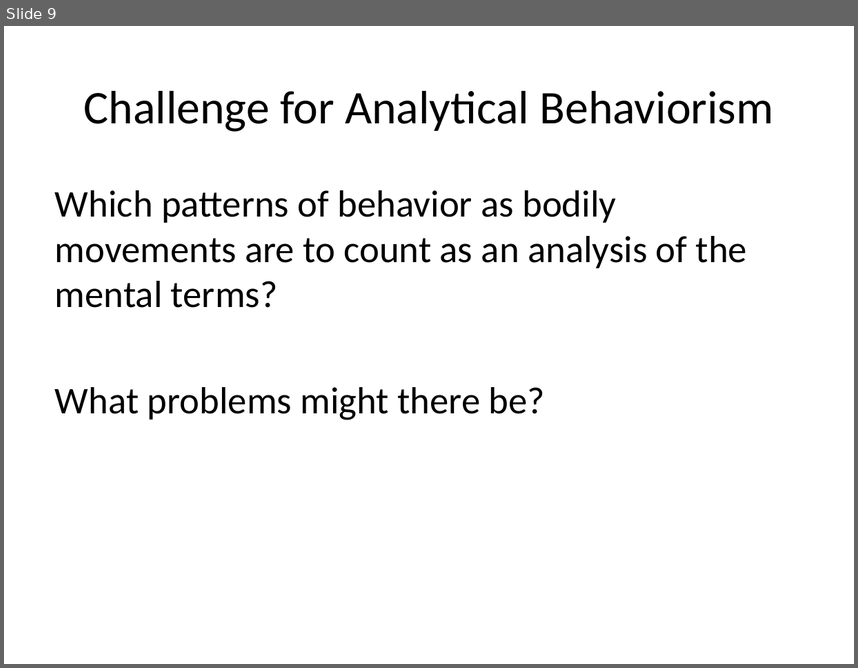
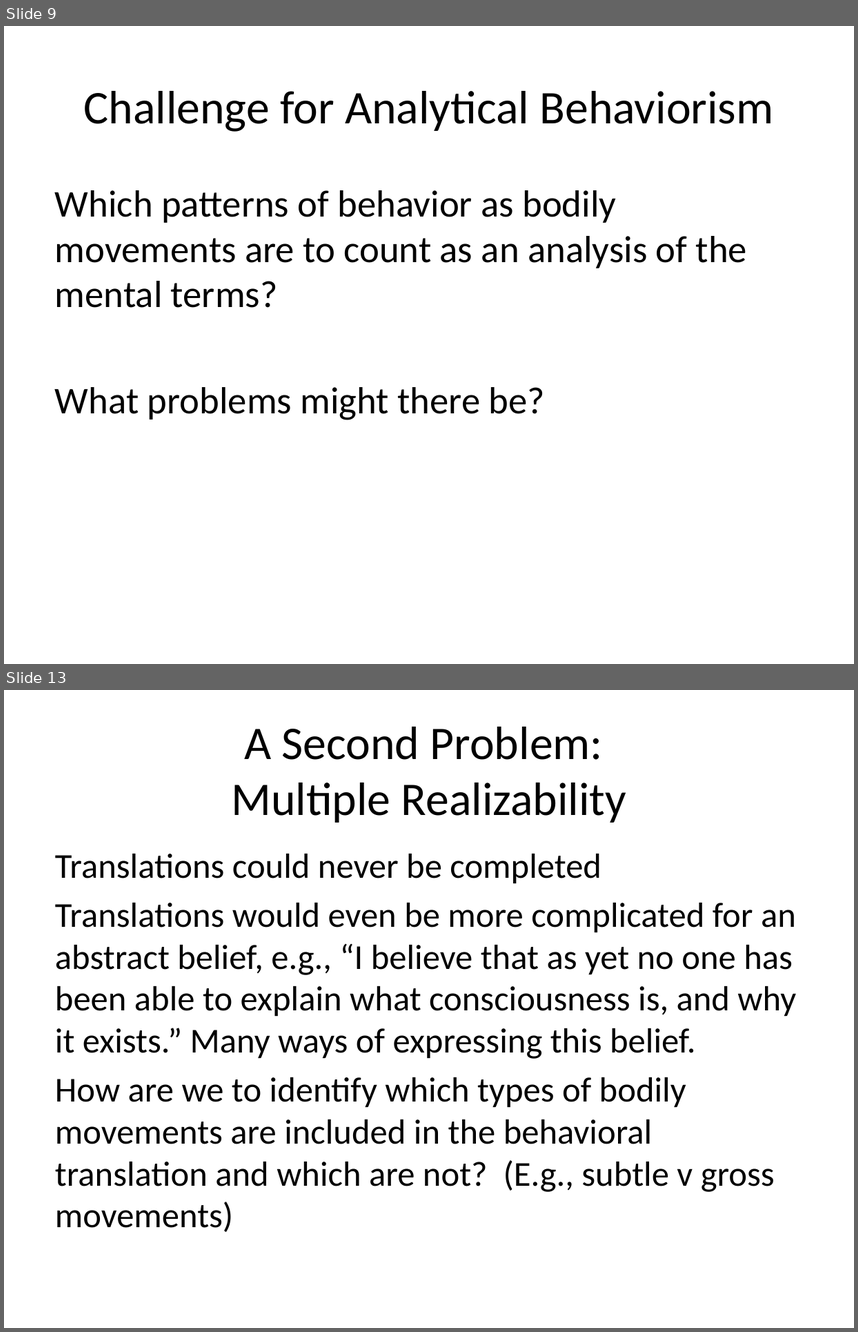
Before and after one commit to Ediblelnk/Kutztown-MSC, a slide deck: PHI241-philosophy-of-the-mind/lecture-slides/Behaviorism.pptx. Shown one above the other, each under a label of ours: slide 9 before the commit, slides 9 and 13 after it; the slides between them are not shown. The pictures are 858x668 and 858x1332 pixels, drawn with LibreOffice and Linux fonts; fonts in the diff are those of the drawing. Boxes give left, top, right and bottom in pixels: in the first picture for what was removed or moved away, otherwise in the second. Text is boxed around its words. In the diff, an @@ line names an element or a change of style, - is before the commit and + after.

```diff
--- a/PHI241-philosophy-of-the-mind/lecture-slides/Behaviorism.pptx
+++ b/PHI241-philosophy-of-the-mind/lecture-slides/Behaviorism.pptx
@@ slide 13 added at (x1=4, y1=690, x2=854, y2=1328), background #FFFFFF @@
@@ title added at (x1=231, y1=727, x2=626, y2=822), 39.6 pt, text #000000 @@
+A Second Problem:
+Multiple Realizability
@@ text added at (x1=55, y1=854, x2=796, y2=1232), 29.6 pt, text #000000 @@
+Translations could never be completed
+Translations would even be more complicated for an abstract belief, e.g., “I believe that as yet no one has been able to explain what consciousness is, and why it exists.” Many ways of expressing this belief.
+How are we to identify which types of bodily movements are included in the behavioral translation and which are not? (E.g., subtle v gross movements)
```
Also in this commit, not shown: 2 slides changed, 10 other slides added, 2 other files.
